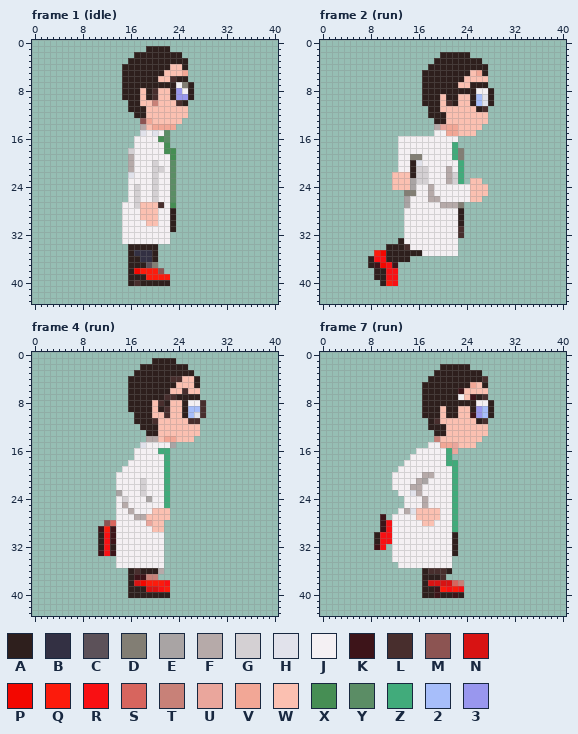
Two versions of one pixel-art file, dev/gfx/player/player-56-cropped.aseprite. This is how it looked before the edit.
41x44 pixels, 72 frames. Colours within 5 levels of each other are drawn and written as one. Shown: frame 1 (idle), frame 2 (run), frame 4 (run), frame 7 (run). The commit also changed other frames, which this record leaves out.
Visible layers, top first: "head", "Layer".
Palette (. is transparent): A #2e1f1d  B #333043  C #5c5159  D #827e74  E #a9a4a4  F #b6aaa9  G #d4d0d3  H #e1e2eb  J #f4f0f3  K #3d1419  L #482e2d  M #8c5452  N #d81313  P #f30700  Q #fc1b0c  R #f91013  S #d7655e  T #c88178  U #eaa69c  V #f2a796  W #fbc0b1  X #468e54  Y #5b8d65  Z #41ab7b  2 #a7befa  3 #9997ee
Pixels before, frame 1 (idle), first column x 15:
 1 ....AAAA....
 2 ..AAAAAAAA..
 3 .AAAAAAAAAA.
 4 AAAAAAAAWWA.
 5 AAAAAAAWWWV.
 6 AAAAAAWWLAA.
 7 AAAAAAAAAJDA
 8 AAAWALWWA3JA
 9 AAAWALWWA33A
10 .AAWWTWWWLA.
11 .AAAWWWWWWW.
12 ..AAWWWWWWW.
13 ...MVWWWWW..
14 ...FWVVVV...
15 ...HJHJY....
16 ..JJJJXY....
17 ..JJJJJX....
18 .GJJJJJXX...
19 .FJJJJJJX...
20 .FJJJGJJY...
21 .FJJJGGJY...
22 .HJJJGJJY...
23 .JJJJGJJY...
24 .JGJJGJJY...
25 .JGJJGJJY...
26 .JGJJGJJY...
27 JJGWWWLJX...
28 JJJWWWJJA...
29 JJJWWWJJA...
30 JJJJWWJJA...
31 JJJJJJJJA...
32 JJJJJJJJ....
33 JJJJJJJJ....
34 .AAAAA......
35 .ABBBA......
36 .AABBA......
37 .AAACD......
38 .APQQQM.....
39 .AAAQQQQ....
40 .ALAAAAA....
Pixels before, frame 2 (run), first column x 8:
 2 ............AAAAA....
 3 ...........AAAAAAAA..
 4 ..........AAAAAAAAAA.
 5 .........AAAAAAAAWVA.
 6 .........AAAAAAAWWWW.
 7 .........AAAAAAWWAAA.
 8 .........AAAAAAAAAJJA
 9 .........AAAWAAWWA2HA
10 .........AAAWLAWWA2HA
11 ..........AAWWWWWWAL.
12 ..........AAAWWWWWWW.
13 ...........AAWWWWWWW.
14 ...........FUVVWWWW..
15 ...........JJVVWWW...
16 .....JJJJJJJJJJ......
17 .....JJJJJJJJJZ......
18 .....JJJJJJJJJZD.....
19 .....JJDDJJJJJZD.....
20 .....JJAHJJJJJJZ.....
21 .....JJAGGJJJFJZ.....
22 ....WWWAGGJJJFGZ.....
23 ....WWWEGGJJJFGZ.WW..
24 ....WWWEJJFJJJJJJWWW.
25 ......DDJJFJJJJJJWWW.
26 ......EJJJFFJJJJJWW..
27 ......EJJJJJFFFD.....
28 ......JJJJJJJJJA.....
29 ......JJJJJJJJJA.....
30 ......JJJJJJJJJA.....
31 ......JJJJJJJJJL.....
32 ......JJJJJJJJJL.....
33 .....AJJJJJJJJJ......
34 ...AAALJJJJJJJJ......
35 .QPAAAAAAJJJJJJ......
36 ARRAAAA..............
37 AKPRK................
38 .AARR................
39 .AARR................
40 ..AQR................
Pixels before, frame 4 (run), first column x 11:
 1 .........AAAA.....
 2 .......AAAAAAAA...
 3 ......AAAAAAAAAA..
 4 .....AAAAAAALLWWA.
 5 .....AAAAAAAAWWWA.
 6 .....AAAAAAAWWLWW.
 7 .....AAAAAALLAAAA.
 8 .....AAAAWLAWWAJJL
 9 .....AAAAWALWWA22L
10 ......AAAWWLWWA2HL
11 ......AAALWWWWWLL.
12 .......AAAWWWWWWW.
13 ........AAWWWWWWW.
14 ........FFWVVWWW..
15 .......HJJJJE.....
16 ......JJJJZZ......
17 ......JJJJJZ......
18 .....JJJJJJZ......
19 ....JJJJJJJZ......
20 ...JJJJJJJJZ......
21 ...JJJJGJJJZ......
22 ...JJJJGJJJZ......
23 ...EJJJGJJJZ......
24 ...JGJJJEJJZ......
25 ...JFJJJJJJZ......
26 ...JJFJJJWWW......
27 ...JJJFFWWWW......
28 .MSJJJJJUWW.......
29 KQKJJJJJJWW.......
30 ARKJJJJJJJJ.......
31 ARKJJJJJJJJ.......
32 ARAJJJJJJJJ.......
33 KRKJJJJJJJJ.......
34 ...JJJJJJJJ.......
35 ...JJJJJJJJ.......
36 .....ALAAAF.......
37 .....AKKTT........
38 .....ANPQQQR......
39 .....AAANNRQ......
40 .....AAAAAAA......
Pixels before, frame 7 (run), first column x 9:
 2 ...........AAAAA....
 3 ..........AAAAAAAA..
 4 .........AAAAAAAAAL.
 5 ........AAAAAAAAVWA.
 6 ........AAAAAAKWWWW.
 7 ........AAAAAAJWKAL.
 8 ........AAAAAAAAAJJA
 9 ........AAAWAAWWA32A
10 ........AAAWAAWWK32A
11 .........ALWWWWWWAL.
12 .........AAAWWWWWWW.
13 ..........AAWWWWWWW.
14 ..........TWWWWWWW..
15 .........JJVVUWWW...
16 .......JJJJJZU......
17 ......JJJJJJZ.......
18 .....JJJJJJJZZ......
19 ....JJJJJJJJJZ......
20 ...JJJJJFFJJJZ......
21 ...JJJJFEJJJJZ......
22 ...JJJFFJJJJJZ......
23 ....JJHFJJJJJZ......
24 .....JJJFJJJJZ......
25 .....JJJFJJJJZ......
26 ....JFHWWWWJJZ......
27 .K.JJJJWWWWJJZ......
28 .KRJJJJJWWJJJZ......
29 .KRJJJJJJJJJJZ......
30 ARRJJJJJJJJJJA......
31 ARRJJJJJJJJJJA......
32 KR.JJJJJJJJJJA......
33 ...JJJJJJJJJJA......
34 ...JJJJJJJJJJ.......
35 ....JJJJJJJJJ.......
36 ........ALLLA.......
37 ........AAAL........
38 ........ANNNNST.....
39 ........AAKQRQR.....
40 ........AAKAAKA.....
The result:
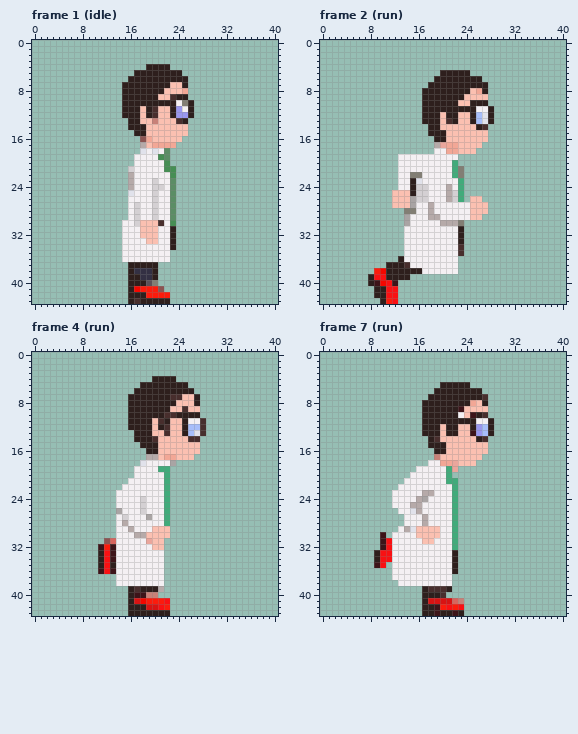
Commit: added player stairs gfx and added function to snap a entity to a map tile grid
What changed:
Changed rows in their new state; - is an unchanged pixel.
Frame 1 (idle), layer "Layer":
first column x 15:
 1 ----....----
 2 --........--
 3 -..........-
 4 ....----...-
 5 ..-----AAA.-
 6 .-----AAA---
 7 --------WWA.
 8 ---A-AA-WWV.
 9 ---A-A--LAA.
10 A--AAAAAAJDA
11 A--WAL--A3JA
12 AA-WAL--A33A
13 -AAWWT---LA-
14 -AAA-WWWWWW-
15 --AAWWWWWWW-
16 --.MVWWWWW--
17 --.FWVVVV---
18 -..H-H-Y.---
19 -.----XY.---
20 -.---J-X.---
21 -G---JJXX---
22 -F---J--X---
23 -F----------
24 -FJ---G-----
25 -HJ---------
26 --J---------
27 .--JJGJ-Y---
28 .-GJJG--Y---
29 .-GJJG--Y---
30 --GW--L-X---
31 ---WWW------
32 ---WWW--A---
33 ----WW--A---
34 JJJJJJJJA---
35 JJJJJJJJ----
36 JJJJJJJJ----
37 ----AA------
38 --BBBA.-----
39 ---BBA..----
40 --A-CD..----
41 -APQQQM-----
42 -AAAQQQQ----
43 -ALAAAAA----
Frame 2 (run), layer "Layer":
first column x 8:
 2 ------------.....----
 3 -----------........--
 4 ----------..........-
 5 ---------...-----...-
 6 ---------..-----AAA.-
 7 ---------.-----AA----
 8 -----------------WVA.
 9 ------------A--A-WWW.
10 ------------AA----AA.
11 ---------A--AAAAAAJJA
12 ---------A--WAA--A2HA
13 ---------AA-WLA--A2HA
14 ----------AAWWW---AL-
15 ----------AAAWW---WW-
16 -----......AAWWWWWWW-
17 -----......FUVVWWWW--
18 -----......--VVWWW---
19 -------JJ-----J.-----
20 -------JJ-----Z.-----
21 -------JJJ---JZD-----
22 ----.JJDDJ---JZD-----
23 ----.JJAHJ---JJ--..--
24 ----.JJAGGJ--F-Z....-
25 ----WWWAGGJ--FGZ....-
26 ----WWWEGGJJ-FGZ.----
27 ----WWWE--F-JJJJJWWW-
28 ------DD--F----JJWWW-
29 ------E---FF---JJWW--
30 ------E-----FFFD-----
31 ---------------A-----
32 ---------------A-----
33 -----.---------A-----
34 ---...J--------L-----
35 -.....JJJ------L-----
36 .....-JJJJJJJJJ------
37 ...AAALJJJJJJJJ------
38 -QPAAAAAAJJJJJJ------
39 ARRAAAA--------------
40 AKPRK----------------
41 -AARR----------------
42 -AARR----------------
43 --AQR----------------
Frame 4 (run), layer "Layer":
first column x 11:
 1 ---------....-----
 2 -------........---
 3 ------..........--
 4 -----....---A....-
 5 -----..------AA..-
 6 -----.------AAAA.-
 7 -----------A-LWW--
 8 ---------AA-A-WWA.
 9 ---------A-A--LWW.
10 -----A---AA-LA-AA.
11 -----A---WLA--AJJL
12 -----AA--WAL--A22L
13 ------AA-W-L--A2HL
14 ------AAAL-WW--LL-
15 -------AAAWWWWWWW-
16 ------..AAWWWWWWW-
17 ------..FFWVVWWW--
18 -----..H---JE-----
19 ----..----Z-------
20 ---...------------
21 ---..--J----------
22 ---.---J----------
23 ---J---J----------
24 ----J--GJ---------
25 ----J--G----------
26 ---E-J-G-JJZ------
27 ----G-JJEJJZ------
28 -..-F---JJJZ------
29 ...--F-----W------
30 ...---FFWWWW------
31 .MS-----UWW-------
32 KQK------WW-------
33 A-----------------
34 ARK---------------
35 ARA---------------
36 KRKJJJJJJJJ-------
37 ---JJJJJJJJ-------
38 ---JJJJJJJJ.------
39 ------L-AAF.------
40 ------KKTT..------
41 -----ANPQQQR------
42 -----AAANNRQ------
43 -----AAAAAAA------
Frame 7 (run), layer "Layer":
first column x 9:
 2 -----------.....----
 3 ----------........--
 4 ---------..........-
 5 --------...-----...-
 6 --------..----AAAA.-
 7 --------.-----AAA---
 8 ----------------VWA.
 9 -----------A--K-WWW.
10 -----------A--J--AL.
11 --------A-AAAAAAAJJA
12 --------A--WAA--A32A
13 --------AA-WAA--K32A
14 ---------AL------AL-
15 ---------AAAWW---WW-
16 -------...AAWWWWWWW-
17 ------....TWWWWWWW--
18 -----....--VVUWWW---
19 ----...-----ZU------
20 ---...--JJ--Z.------
21 ---..--JJ---Z-------
22 ---.--JJ------------
23 ---J--JJFF----------
24 ---JJ--FE-----------
25 ---JJ-FFJ-----------
26 -----J-FJJJ---------
27 -.-..--JFJJ---------
28 -....---FJ----------
29 -...-FHWWWW---------
30 .K.----WWWW--Z------
31 .K------WW---Z------
32 .KR----------Z------
33 ARR-----------------
34 ARR----------A------
35 KR-J---------A------
36 ---JJJJJJJJJJA------
37 ---JJJJJJJJJJ-------
38 ----JJJJJJJJJ..-----
39 ---------LLLA..-----
40 ----------AL...-----
41 --------ANNNNST-----
42 --------AAKQRQR-----
43 --------AAKAAKA-----
